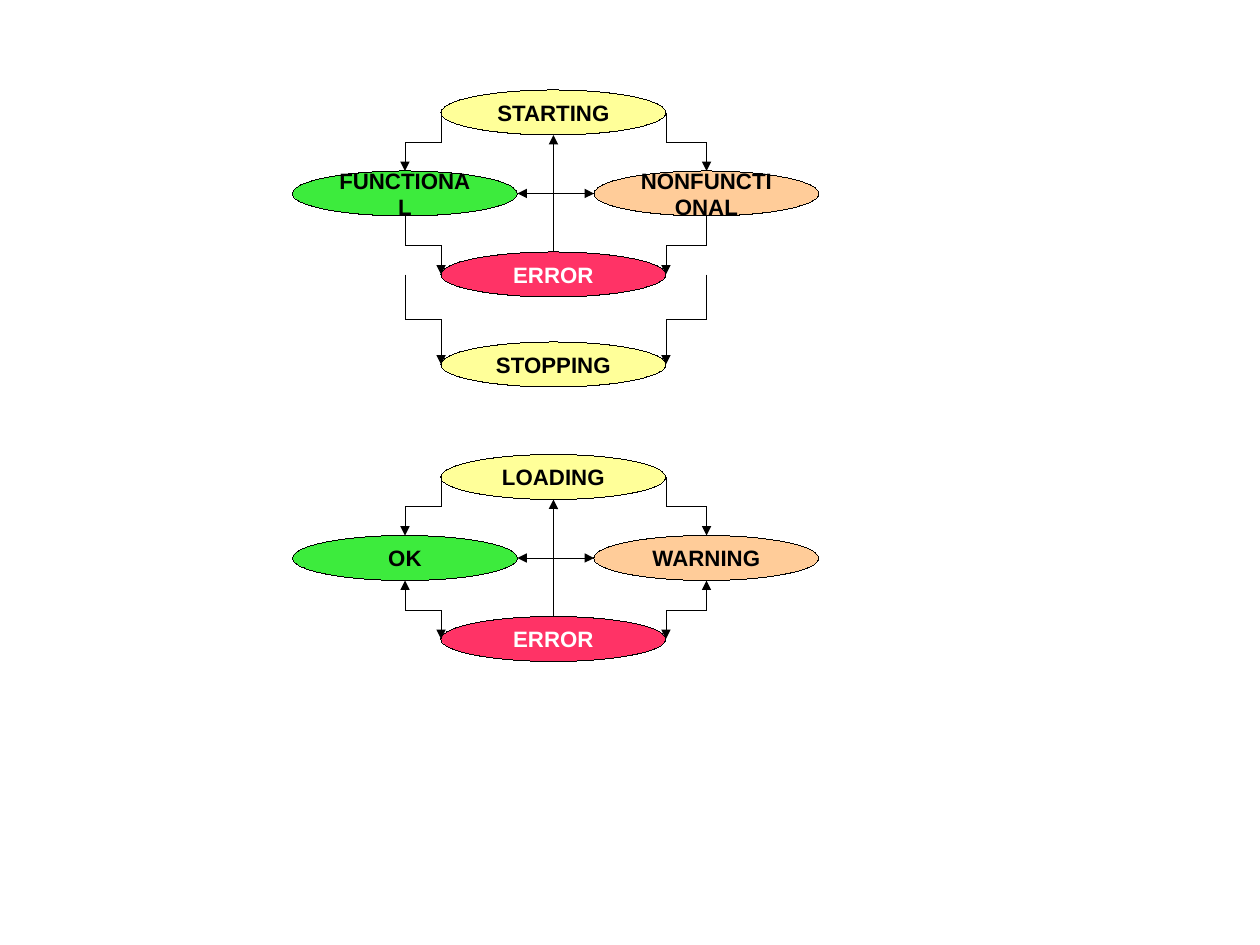
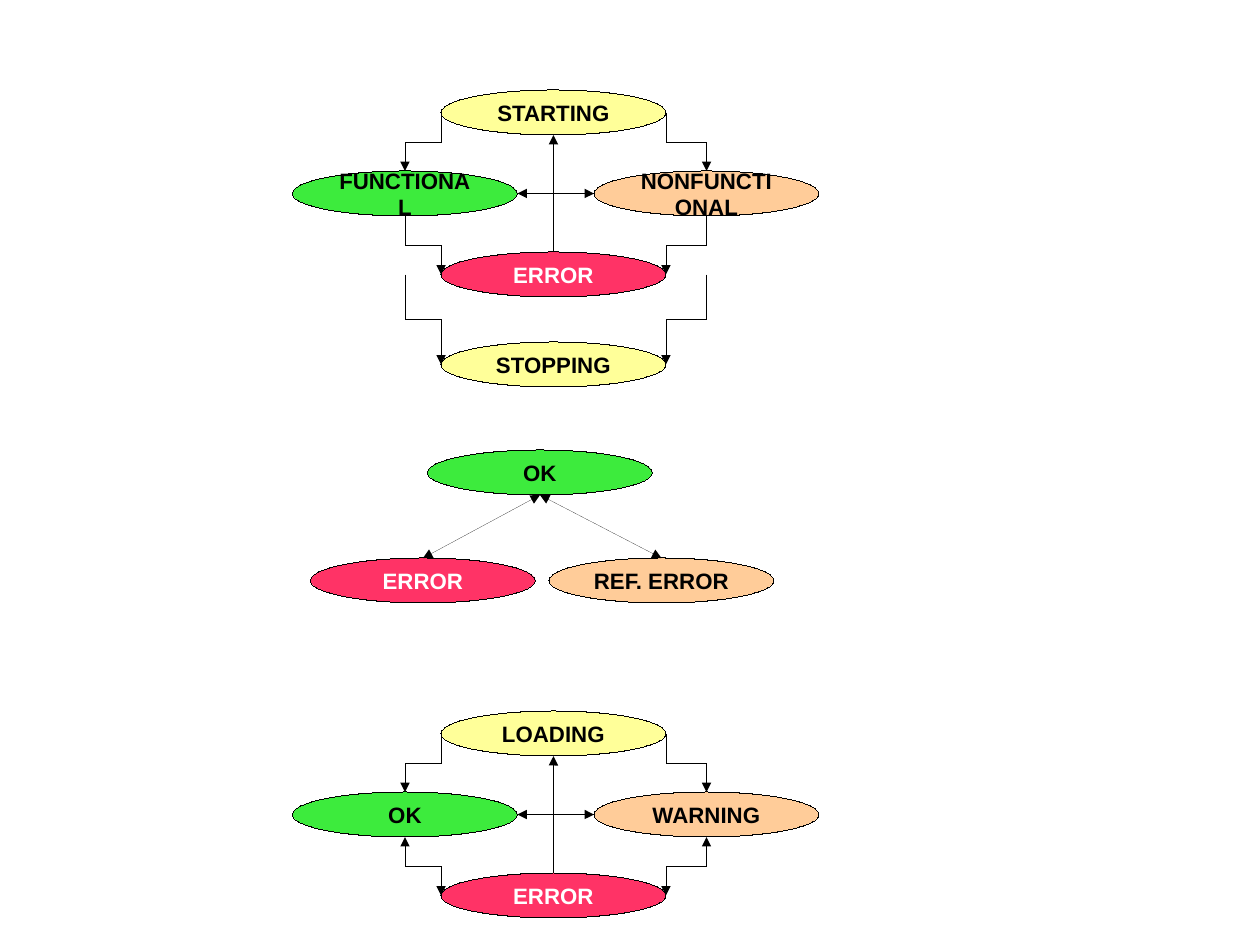
Before and after one commit to EnFlexIT/JADE-AddOns, a slide deck: slide 1 of ascml/doc/templates/Runnable-lifecycle.odp. Drawn at 1260x945 pixels with LibreOffice and Linux fonts; fonts in the diff are those of the drawing. Boxes give left, top, right and bottom in pixels: in the first picture for what was removed or moved away, otherwise in the second. Text is boxed around its words. In the diff, an @@ line names an element or a change of style, - is before the commit and + after.

Commit message:
changed lifecycle of static models

```diff
--- a/ascml/doc/templates/Runnable-lifecycle.odp
+++ b/ascml/doc/templates/Runnable-lifecycle.odp
@@ ellipse "OK": place and size @@
-ellipse "OK" at box(293, 536, 518, 581)
+ellipse "OK" at box(428, 450, 653, 495)
@@ double arrow added from (540, 495) to (423, 558), #000000 0 pt @@
@@ double arrow added from (540, 495) to (662, 558), #000000 0 pt @@
@@ elbow arrow removed from (553, 616) to (553, 500) @@
@@ ellipse "ERROR": place and size @@
-ellipse "ERROR" at box(441, 616, 667, 661)
+ellipse "ERROR" at box(311, 558, 536, 603)
@@ ellipse added at box(549, 558, 774, 603), fill #FFCC99, outline #000000 0 pt, 14 pt, text #000000, bold @@
+REF. ERROR
@@ ellipse "LOADING": place and size @@
-ellipse "LOADING" at box(441, 455, 667, 500)
+ellipse "LOADING" at box(441, 711, 667, 756)
@@ elbow double arrow moved from (405, 581) - (441, 639) to (441, 734) - (405, 792) @@
@@ elbow double arrow (441, 734) - (405, 792): elbow double arrow to elbow arrow @@
@@ elbow double arrow moved from (707, 581) - (667, 639) to (667, 734) - (707, 792) @@
@@ elbow double arrow (667, 734) - (707, 792): elbow double arrow to elbow arrow @@
@@ elbow double arrow moved from (518, 558) - (595, 558) to (553, 874) - (553, 756) @@
@@ elbow double arrow (553, 874) - (553, 756): elbow double arrow to elbow arrow @@
@@ ellipse added at box(293, 792, 518, 837), fill #3DEB3D, outline #000000 0 pt, 14 pt, text #000000, bold @@
+OK
@@ ellipse "WARNING": place and size @@
-ellipse "WARNING" at box(595, 536, 820, 581)
+ellipse "WARNING" at box(595, 792, 820, 837)
@@ elbow arrow moved from (441, 477) - (405, 536) to (405, 837) - (441, 896) @@
@@ elbow arrow (405, 837) - (441, 896): elbow arrow to elbow double arrow @@
@@ elbow double arrow added from (518, 815) to (595, 815), #000000 0 pt @@
@@ elbow arrow moved from (667, 477) - (707, 536) to (707, 837) - (667, 896) @@
@@ elbow arrow (707, 837) - (667, 896): elbow arrow to elbow double arrow @@
@@ ellipse added at box(441, 874, 667, 918), fill #FF3366, outline #000000 0 pt, 14 pt, text #FFFFFF, bold @@
+ERROR
```
